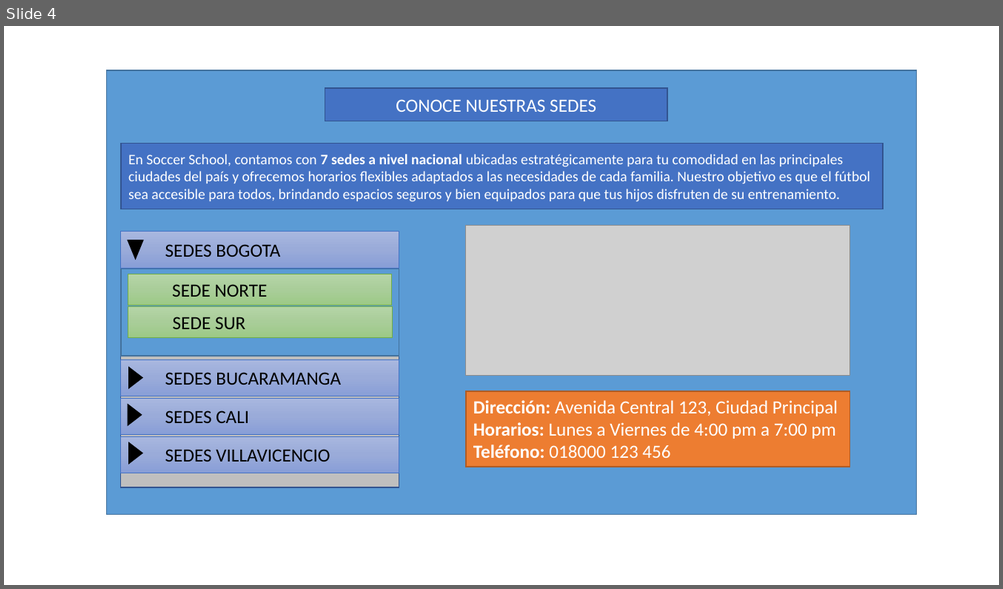
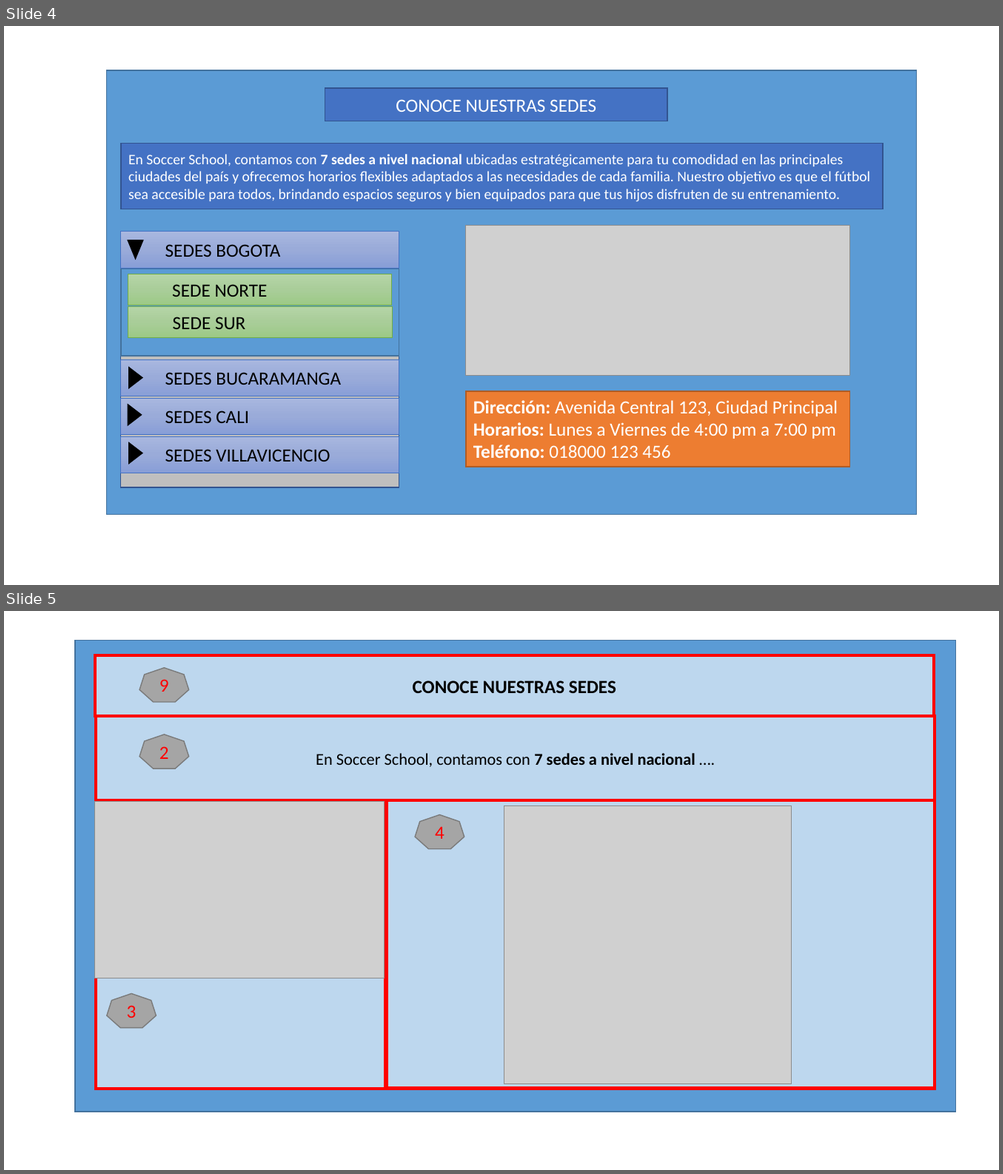
Before and after one commit to ACSBITMEN/School-Sports-page, a slide deck: DISEÑOS.pptm. Shown one above the other, each under a label of ours: slide 4 before the commit, slides 4 and 5 after it. The pictures are 1003x589 and 1003x1174 pixels, drawn with LibreOffice and Linux fonts; fonts in the diff are those of the drawing; grey boxes stand for pictures. Boxes give left, top, right and bottom in pixels: in the first picture for what was removed or moved away, otherwise in the second. Text is boxed around its words. In the diff, an @@ line names an element or a change of style, - is before the commit and + after.

Commit message:
seccion home-sedes estilizado

```diff
--- a/DISEÑOS.pptm
+++ b/DISEÑOS.pptm
@@ slide 5 added at <box>4,611,999,1170</box>, background #FFFFFF @@
@@ rectangle added at <box>75,640,956,1112</box>, fill #5B9BD5, outline #43739E 1 pt @@
@@ rectangle added at <box>95,655,933,717</box>, fill #BDD7EE, outline #FF0000 3 pt, 18 pt, text #000000, bold @@
+CONOCE NUESTRAS SEDES
@@ heptagon added at <box>140,668,189,702</box>, fill #A5A5A5, outline #7A7A7A 1 pt, 18 pt, text #FF0000 @@
+9
@@ rectangle added at <box>96,716,934,800</box>, fill #BDD7EE, outline #FF0000 3 pt, 16 pt, text #000000 @@
+En Soccer School, contamos con 7 sedes a nivel nacional ….
@@ heptagon added at <box>140,735,189,769</box>, fill #A5A5A5, outline #7A7A7A 1 pt, 18 pt, text #FF0000 @@
+2
@@ picture added at <box>95,801,384,979</box> @@
@@ rectangle added at <box>96,801,385,1089</box>, fill #BDD7EE, outline #FF0000 3 pt @@
@@ rectangle added at <box>386,800,934,1088</box>, fill #BDD7EE, outline #FF0000 3 pt @@
@@ picture added at <box>504,806,791,1085</box> @@
@@ heptagon added at <box>415,815,464,849</box>, fill #A5A5A5, outline #7A7A7A 1 pt, 18 pt, text #FF0000 @@
+4
@@ heptagon added at <box>107,994,156,1028</box>, fill #A5A5A5, outline #7A7A7A 1 pt, 18 pt, text #FF0000 @@
+3
```
Also in this commit, not shown: 1 other slide added, 13 other files.
